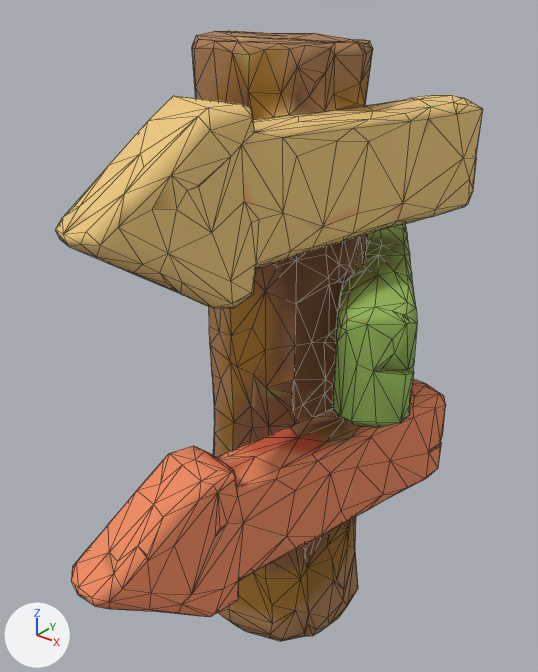
Before and after pictures for a commit that changed the glTF model public/models/signpost.glb.
Rendered twice from a camera (50 mm lens) standing at (0.603, -0.865, 0.574) and looking at (-0.07, -0.024, 0.052). The axes (+X, +Y, +Z) are drawn at lower left. The lights are the same throughout. The first picture is the older version. Mesh edges are drawn as thin lines. Where no turn or scale is listed for an object, it has been applied to the vertices. Vertices at exactly the same position are counted once.

Script lines for the objects in view, before the commit:
```python
me_tripo_mesh_4f1cdfb1_3a70_4e18_90ea_c3ff97644e94 = bpy.data.meshes.new('tripo_mesh_4f1cdfb1-3a70-4e18-90ea-c3ff97644e94')
me_tripo_mesh_4f1cdfb1_3a70_4e18_90ea_c3ff97644e94.from_pydata(...)  # 1150 vertices, 2296 faces; spans x -0.211..0.211, y -0.474..0.474, z -0.5..0.5
me_tripo_mesh_4f1cdfb1_3a70_4e18_90ea_c3ff97644e94.materials.append(mat_tripo_material_4f1cdfb1_3a70_4e18_90ea_c3ff97644e94)  # picture img_color_4f1cdfb1_3a70_4e18_90ea_c3ff97644e94
ob_tripo_node_4f1cdfb1_3a70_4e18_90ea_c3ff97644e94 = bpy.data.objects.new('tripo_node_4f1cdfb1-3a70-4e18-90ea-c3ff97644e94', me_tripo_mesh_4f1cdfb1_3a70_4e18_90ea_c3ff97644e94)
ob_tripo_node_4f1cdfb1_3a70_4e18_90ea_c3ff97644e94.location = (0.0, 0.0, 0.0)
```
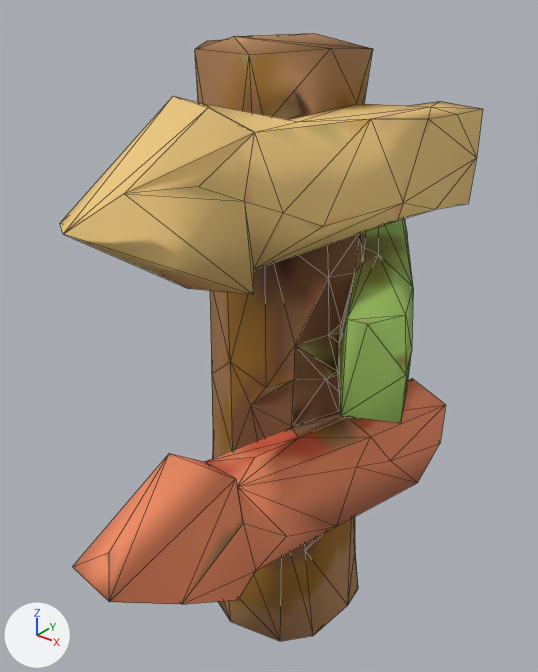
Where the newer file only moved an object's origin or applied its transform, the numbers keep the older frame.

Location of each change, (x1, y1, x2, y2) in pixels of the pictures (538 x 672 px):
'tripo_node_4f1cdfb1-3a70-4e18-90ea-c3ff97644e94', reshaped
    before: (55, 30, 483, 641)
    after: (60, 33, 483, 641)
part 1 of me_tripo_mesh_4f1cdfb1_3a70_4e18_90ea_c3ff97644e94, deleted (brown)
    before: (55, 30, 483, 641)

Diff of the bpy script that builds the scene:
```diff
--- a/public/models/signpost.glb.py
+++ b/public/models/signpost.glb.py
@@ me_tripo_mesh_4f1cdfb1_3a70_4e18_90ea_c3ff97644e94 @@
 # used by ob_tripo_node_4f1cdfb1_3a70_4e18_90ea_c3ff97644e94; location = (0.0, 0.0, 0.0)
-me_tripo_mesh_4f1cdfb1_3a70_4e18_90ea_c3ff97644e94.from_pydata(...)  # 1150 vertices, 2296 faces; spans x -0.211..0.211, y -0.474..0.474, z -0.5..0.5
+me_tripo_mesh_4f1cdfb1_3a70_4e18_90ea_c3ff97644e94.from_pydata(...)  # 212 vertices, 420 faces; spans x -0.211..0.208, y -0.463..0.474, z -0.499..0.497
+# me_tripo_mesh_4f1cdfb1_3a70_4e18_90ea_c3ff97644e94 part 1: 938 vertices removed from x -0.21..0.211, y -0.474..0.473, z -0.5..0.5
 me_tripo_mesh_4f1cdfb1_3a70_4e18_90ea_c3ff97644e94.materials.append(mat_tripo_material_4f1cdfb1_3a70_4e18_90ea_c3ff97644e94)
```
